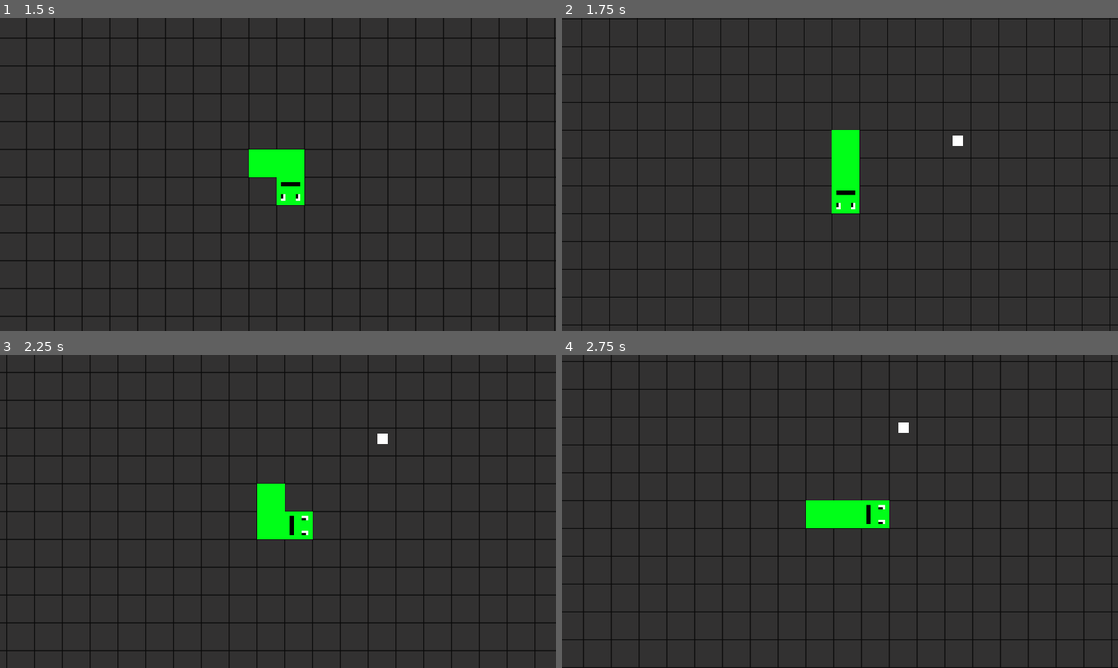
Above: before the commit, frames 1-4 (two rows, left to right).
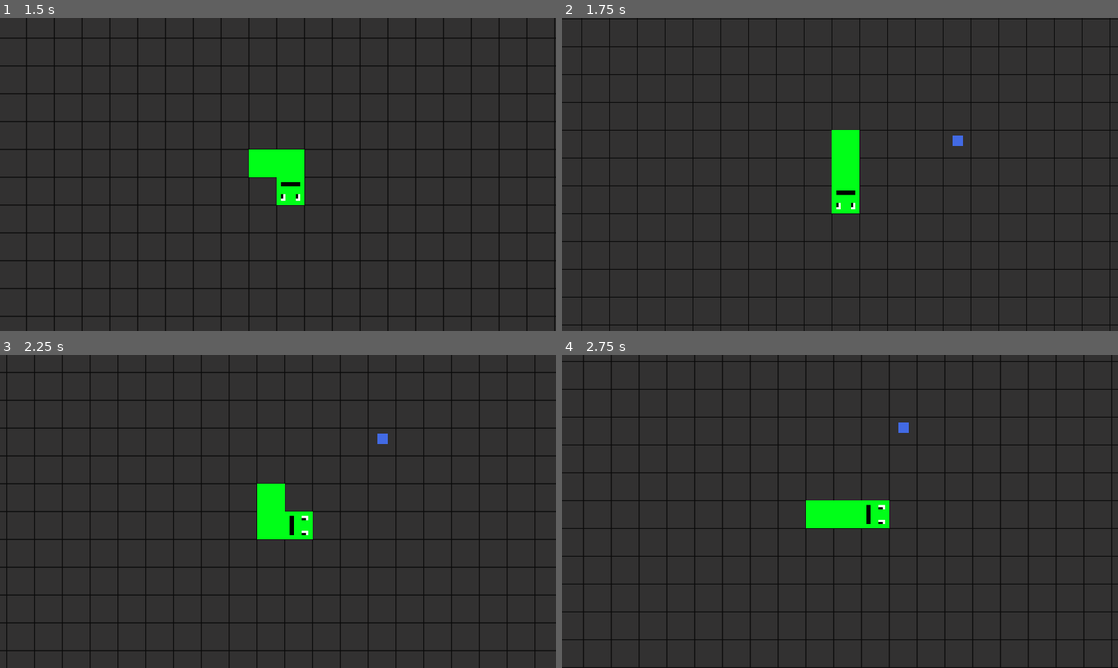
Above: after the commit, the same moments.

Repository: nath-ellis/slither.net
Game: Godot game, scene res://scenes/game.tscn
Two runs of this game, one before a commit and one after it. Both use one fixed random seed, a clock stepped at 60 frames per second and the inputs below.
Inputs:
- Up to frame 1 (1.5 s): hold Right (right) 0.53-1.28 s; hold Down (down) from 1.28 s (still down)
- Up to frame 2 (1.75 s): keep holding Down (down)
- Up to frame 3 (2.25 s): release Down (down) at 2.03 s; hold Right (right) from 2.03 s (still down)
- Up to frame 4 (2.75 s): keep holding Right (right)

Frame 1 is identical in both runs. In frame 2, less than 0.1% of the frame differs, in the area x 70-73%, y 37-41%; in frame 3, less than 0.1%; in frame 4, less than 0.1%.

Commit message:
Added different coloured sprites for bits

Diff:
--- a/scripts/bit.gd
+++ b/scripts/bit.gd
@@ -1,4 +1,7 @@
 extends Area2D
+
+
+@onready var sprite = $Sprite2D
 
 
 func _ready() -> void:
@@ -7,6 +10,40 @@
 		randi_range(Manager.player_pos.y - get_viewport_rect().size.y, Manager.player_pos.y + get_viewport_rect().size.y)
 	)
 
+	if get_meta("size") == "large":
+		match randi_range(1, 7):
+			1:
+				sprite.texture = load("res://assets/bits/large_blue.png")
+			2:
+				sprite.texture = load("res://assets/bits/large_green.png")
+			3:
+				sprite.texture = load("res://assets/bits/large_light_blue.png")
+			4:
+				sprite.texture = load("res://assets/bits/large_lime.png")
+			5:
+				sprite.texture = load("res://assets/bits/large_orange.png")
+			6:
+				sprite.texture = load("res://assets/bits/large_white.png")
+			7:
+				sprite.texture = load("res://assets/bits/large_yellow.png")
+
+	elif get_meta("size") == "small":
+		match randi_range(1, 7):
+			1:
+				sprite.texture = load("res://assets/bits/blue.png")
+			2:
+				sprite.texture = load("res://assets/bits/green.png")
+			3:
+				sprite.texture = load("res://assets/bits/light_blue.png")
+			4:
+				sprite.texture = load("res://assets/bits/lime.png")
+			5:
+				sprite.texture = load("res://assets/bits/orange.png")
+			6:
+				sprite.texture = load("res://assets/bits/white.png")
+			7:
+				sprite.texture = load("res://assets/bits/yellow.png")
+
 
 func _on_area_entered(area) -> void:
 	Manager.length += 1
@@ -14,6 +51,7 @@
 	if area.get_parent().has_method("increase_length"):
 		if get_meta("size") == "large":
 			area.get_parent().call_deferred("increase_length", 10)
+
 		elif get_meta("size") == "small":
 			area.get_parent().call_deferred("increase_length", 2)
 
Binary file added: assets/bits/blue.png
Not shown, added: assets/bits/blue.png.import
Binary file added: assets/bits/green.png
Not shown, added: assets/bits/green.png.import
Binary file added: assets/bits/large_blue.png
Not shown, added: assets/bits/large_blue.png.import
Binary file added: assets/bits/large_green.png
Not shown, added: assets/bits/large_green.png.import
Binary file added: assets/bits/large_light_blue.png
Not shown, added: assets/bits/large_light_blue.png.import
Binary file added: assets/bits/large_lime.png
Not shown, added: assets/bits/large_lime.png.import
(and 12 more such lines)
